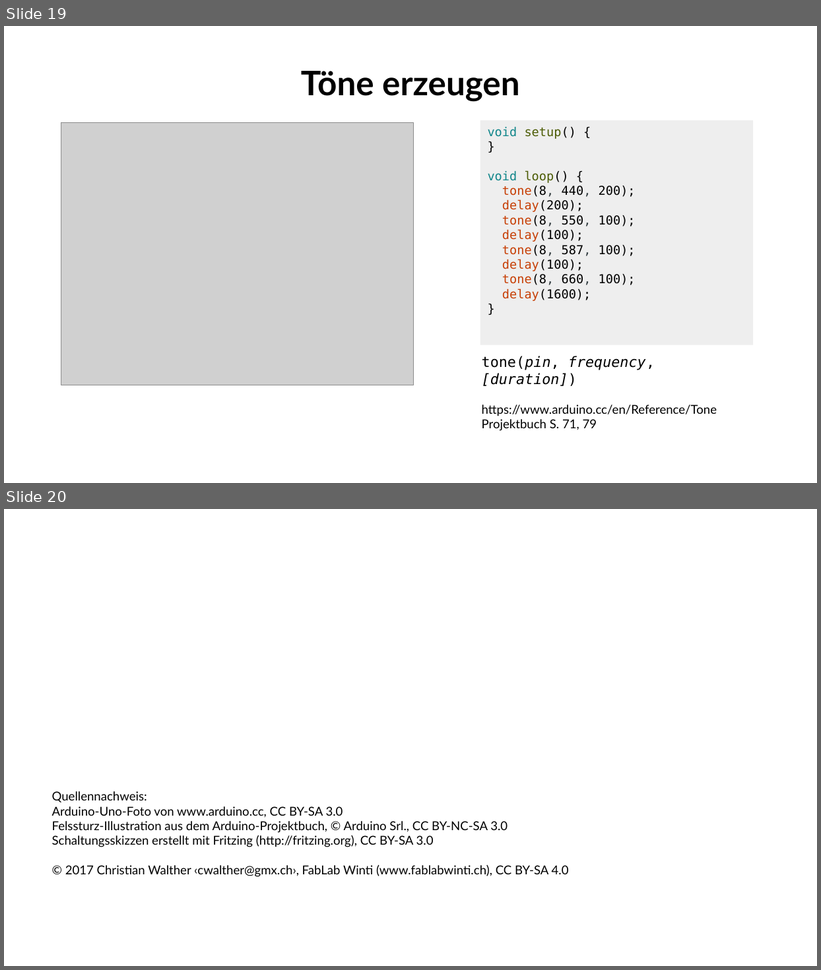
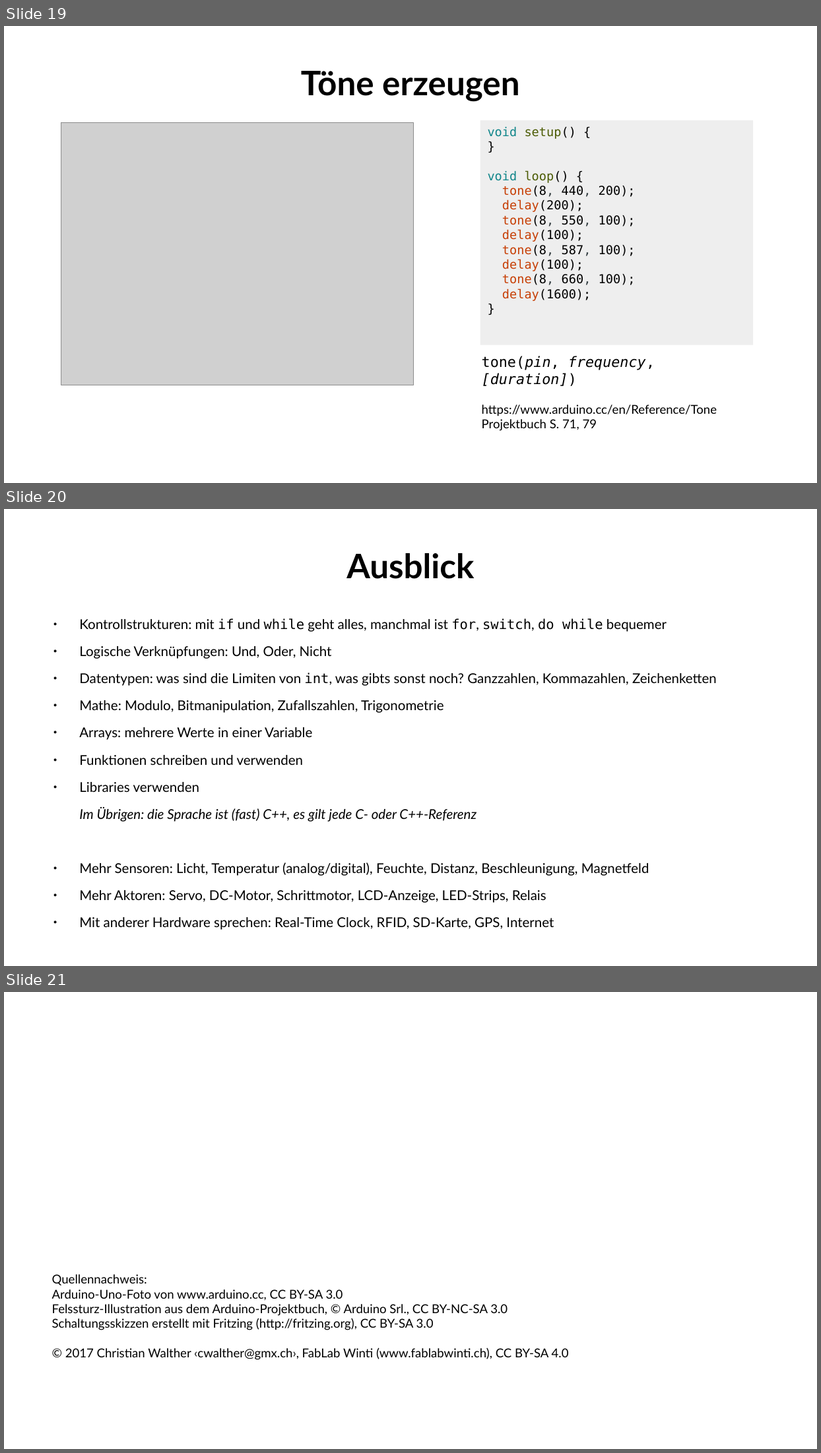
Before and after one commit to fablabwinti/workshop-arduino-1, a slide deck: ArduinoI.odp. Shown one above the other, each under a label of ours: slides 19 and 20 before the commit, slides 19, 20 and 21 after it. The pictures are 821x970 and 821x1453 pixels, drawn with LibreOffice and Linux fonts; fonts in the diff are those of the drawing; grey boxes stand for pictures; background and template pictures are left out. Boxes give left, top, right and bottom in pixels: in the first picture for what was removed or moved away, otherwise in the second. Text is boxed around its words. In the diff, an @@ line names an element or a change of style, - is before the commit and + after.

Commit message:
Add slide "Ausblick" with further topics, possibly for Arduino II workshop.

```diff
--- a/ArduinoI.odp
+++ b/ArduinoI.odp
@@ slide 20 added at [4, 509, 817, 966], background #FFFFFF @@
@@ title added at [347, 553, 474, 579], 33 pt, text #000000, bold @@
+Ausblick
@@ text added at [79, 619, 717, 930], 13.2 pt, text #000000 @@
+● Kontrollstrukturen: mit if und while geht alles, manchmal ist for, switch, do while bequemer
+● Logische Verknüpfungen: Und, Oder, Nicht
+● Datentypen: was sind die Limiten von int, was gibts sonst noch? Ganzzahlen, Kommazahlen, Zeichenketten
+● Mathe: Modulo, Bitmanipulation, Zufallszahlen, Trigonometrie
+● Arrays: mehrere Werte in einer Variable
+● Funktionen schreiben und verwenden
+● Libraries verwenden
+Im Übrigen: die Sprache ist (fast) C++, es gilt jede C- oder C++-Referenz
+● Mehr Sensoren: Licht, Temperatur (analog/digital), Feuchte, Distanz, Beschleunigung, Magnetfeld
+● Mehr Aktoren: Servo, DC-Motor, Schrittmotor, LCD-Anzeige, LED-Strips, Relais
+● Mit anderer Hardware sprechen: Real-Time Clock, RFID, SD-Karte, GPS, Internet
@@ what was slide 20 is now slide 21 @@
```
Also in this commit, not shown: 1 slide changed, 1 other file.
